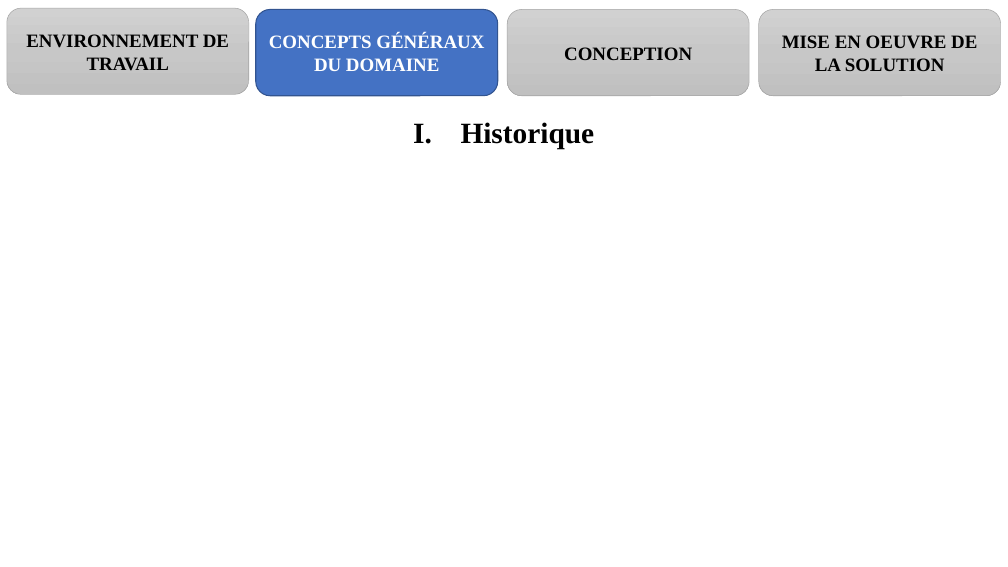
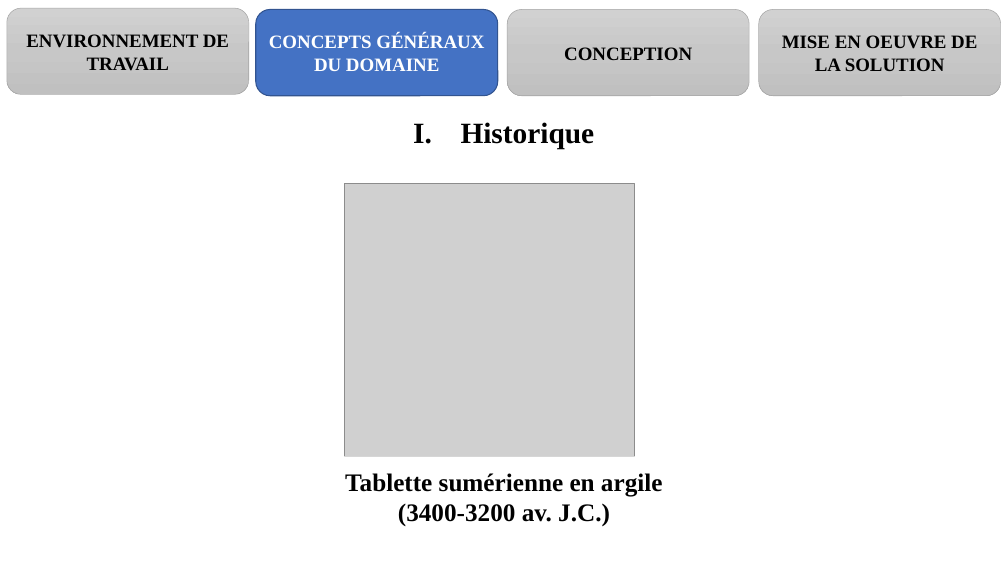
Before and after one commit to melaken/distdocs, a slide deck: slide 8 of Documents/theme/diapo.pptx (slide 7 before the commit). Drawn at 1008x567 pixels with LibreOffice and Linux fonts; fonts in the diff are those of the drawing; grey boxes stand for pictures. Boxes give left, top, right and bottom in pixels: in the first picture for what was removed or moved away, otherwise in the second. Text is boxed around its words. In the diff, an @@ line names an element or a change of style, - is before the commit and + after.

```diff
--- a/Documents/theme/diapo.pptx
+++ b/Documents/theme/diapo.pptx
@@ picture added at [344, 184, 635, 457] @@
@@ rectangle added at [323, 457, 685, 536], fill #FFFFFF, 24 pt, text #000000, bold @@
+Tablette sumérienne en argile
+(3400-3200 av. J.C.)
```
Also in this commit, not shown: 2 other slides changed, 1 slide added, 3 other files.
